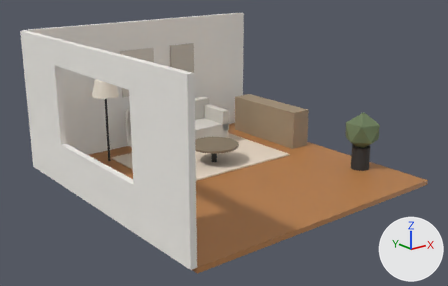
A saved change to the glTF model public/models/hero-interior.glb.
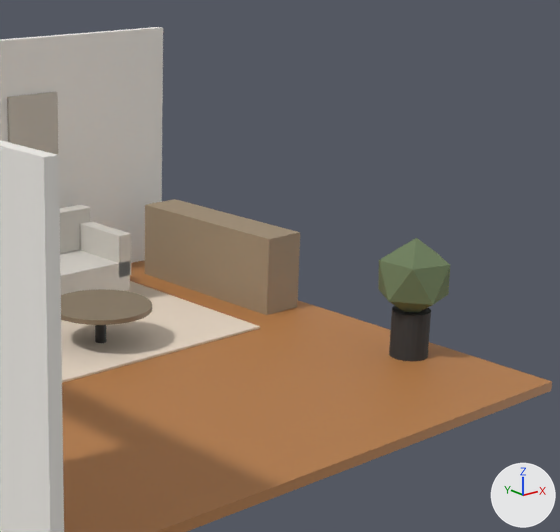
Each version appears first whole from a camera (50 mm lens) standing at (-7.98, -9.88, 4.64) and looking at (-0.18, -0.13, 0.74), and next in a close-up on the part from 37% to 96% of the width and 0% to 88% of the height. Arrows for +X, +Y and +Z are at lower right; the lights stay in place. The first two pictures are the older version. Where no turn or scale is listed for an object, it has been applied to the vertices.

In view in the first close-up: 'Details_Plant', 'Details_Rug', 'Details_WallArt', 'Furniture_CoffeeTable', 'Furniture_Sideboard', 'Furniture_Sofa', 'Shell_Floor', 'Shell_WallBack', 'Shell_WallLeft_Front', 'Shell_WallLeft_Low', 'Shell_WallLeft_Top'.
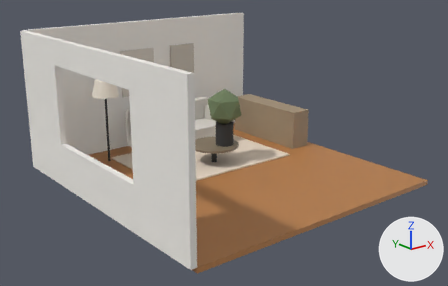
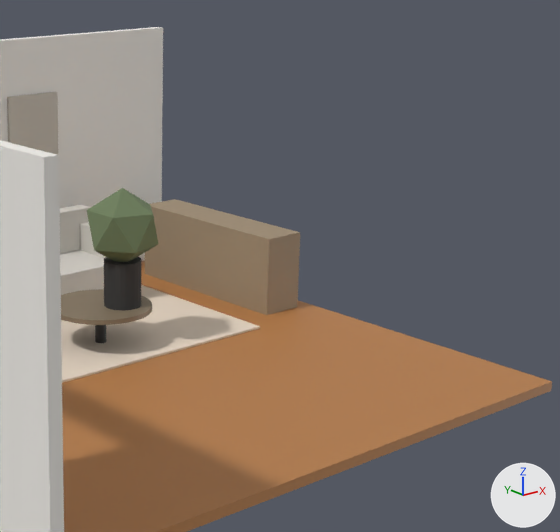
Boxes (x1, y1, x2, y2) around the edits, measured in the close-ups (560 x 532 px):
'Details_Plant', moved: before (378, 238, 450, 361); after (87, 188, 158, 310)

Edits to the bpy script that builds the scene:
```text
Change ob_details_plant:
    ob_details_plant.location: (2.5, -1.6, 0.25) -> (0.37, 0.54, 0.69)
```
